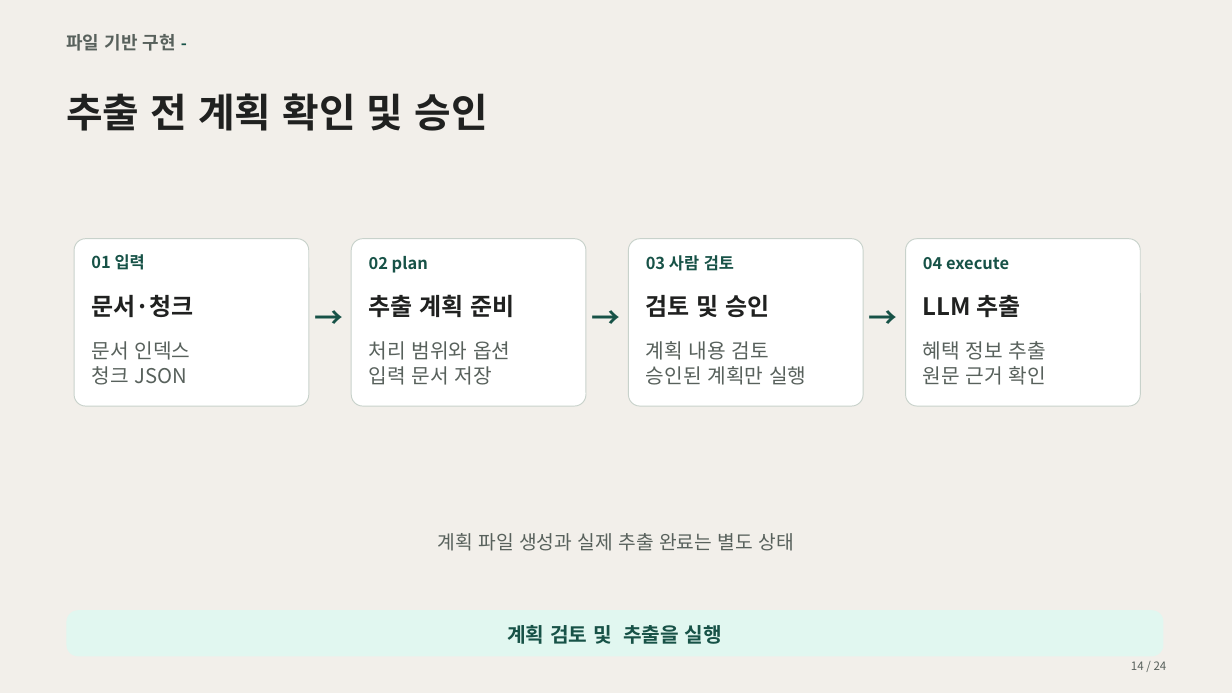
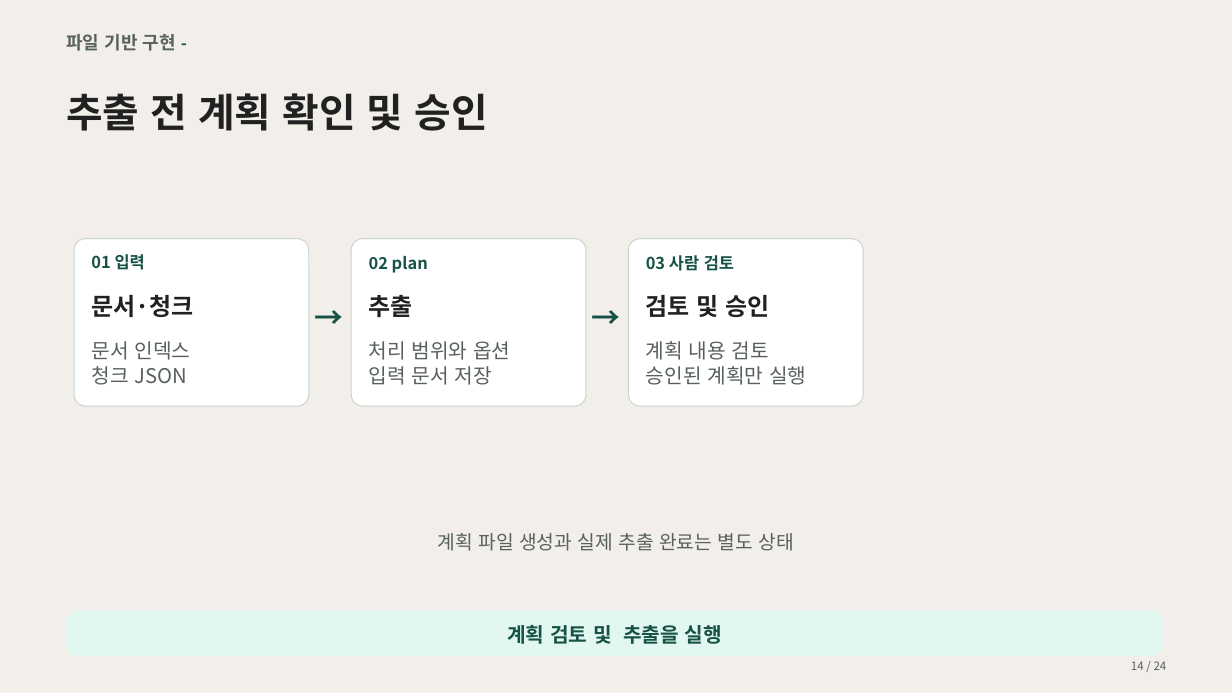
Before and after one commit to encore-ai-campus/mle-02-p2-team3, a slide deck: slide 13 of src/card_benefit/docs/presentation/카드혜택_GraphRAG_최종_20장_검색과근거조회설명추가.pptx. Drawn at 1232x693 pixels with LibreOffice and Linux fonts; fonts in the diff are those of the drawing. Boxes give left, top, right and bottom in pixels: in the first picture for what was removed or moved away, otherwise in the second. Text is boxed around its words. In the diff, an @@ line names an element or a change of style, - is before the commit and + after.

```diff
--- a/src/card_benefit/docs/presentation/카드혜택_GraphRAG_최종_20장_검색과근거조회설명추가.pptx
+++ b/src/card_benefit/docs/presentation/카드혜택_GraphRAG_최종_20장_검색과근거조회설명추가.pptx
@@ rounded rectangle removed at <box>905,238,1140,405</box> @@
@@ text removed at <box>923,257,1009,270</box> @@
-04 execute
@@ text at <box>369,295,413,317</box>: text changed @@
-추출 계획 준비
+추출
@@ text removed at <box>867,297,900,336</box> @@
-→
@@ text removed at <box>923,295,1021,317</box> @@
-LLM 추출
@@ text removed at <box>923,341,1046,385</box> @@
-혜택 정보 추출
-원문 근거 확인
```
Also in this commit, not shown: 1 other slide changed, 1 other file.
